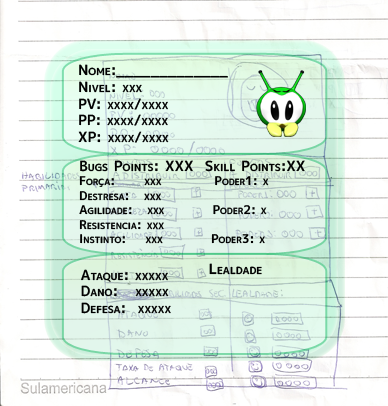
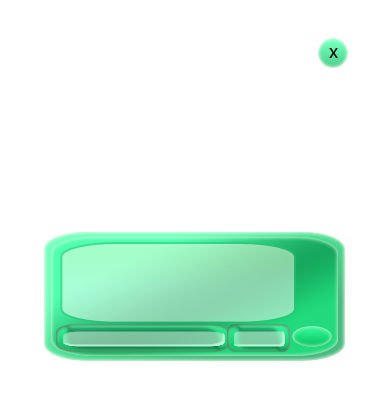
Revision of a layered 388x406 image; what changed, layer by layer:
showed "x", painted on it over (x1=329, y1=48, x2=338, y2=58)
hid "Lealdade" over (x1=209, y1=263, x2=262, y2=275)
hid "Ataque: xxxxx Dano: xxxxx Defesa: xxxxx" over (x1=81, y1=269, x2=171, y2=314)
hid "Bugs Points: XXX Skill Points:XX Força: xxx Pod" over (x1=79, y1=160, x2=305, y2=244)
hid "Nome:_____________ Nivel: xxx PV: xxxx/xxxx PP: xxxx/xxxx XP: x" over (x1=78, y1=64, x2=228, y2=143)
hid "Layer 4" over (x1=256, y1=70, x2=306, y2=137)
hid "status estendido copy 2" over (x1=63, y1=254, x2=326, y2=353)
hid "status estendido copy" over (x1=63, y1=154, x2=326, y2=253)
hid "status estendido" over (x1=63, y1=54, x2=326, y2=153)
hid "Layer 3" over (x1=0, y1=0, x2=388, y2=406)
added layer "fundo chat" (50%) above "Text box chat name" over (x1=62, y1=244, x2=295, y2=322)
added layer "Text box chat name" (70%) above "Text box chat" over (x1=227, y1=324, x2=291, y2=353)
added layer "Text box chat" (70%) above "botao enviar" over (x1=56, y1=324, x2=231, y2=353)
added layer "botao enviar" (70%) above "botoes e text box" over (x1=292, y1=326, x2=332, y2=347)
showed "fechar" over (x1=318, y1=38, x2=348, y2=68)
added layer "janela principal cópia 2" (70%) above "janela principal cópia" over (x1=51, y1=236, x2=338, y2=356)
added layer "janela principal cópia" (70%) above "janela principal" over (x1=44, y1=231, x2=345, y2=361)
hid "janela principal" (1st of 2), painted on it over (x1=50, y1=49, x2=338, y2=356)
hid "janela principal" (2nd of 2) over (x1=44, y1=40, x2=345, y2=361)
